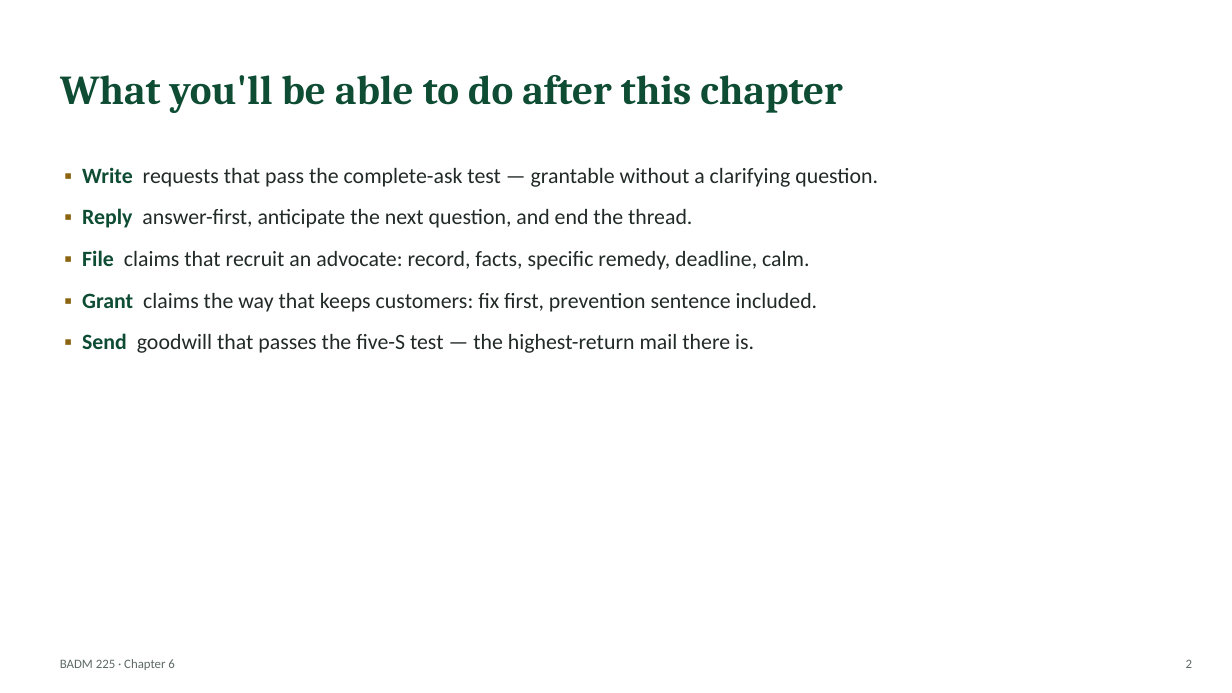
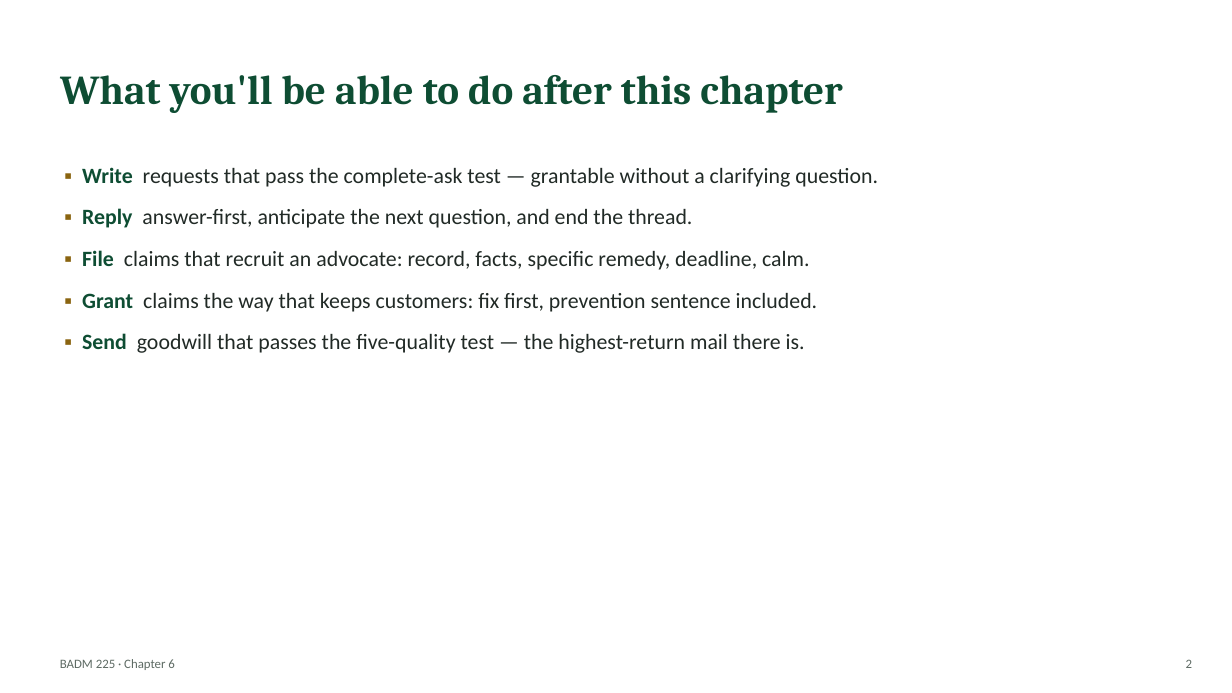
Before and after one commit to dbussan/badm-225, a slide deck: slide 2 of slides/ch06-positive-and-neutral-messages.pptx. Drawn at 1232x693 pixels with LibreOffice and Linux fonts; fonts in the diff are those of the drawing. Boxes give left, top, right and bottom in pixels: in the first picture for what was removed or moved away, otherwise in the second. Text is boxed around its words. In the diff, an @@ line names an element or a change of style, - is before the commit and + after.

Commit message:
Fix issues found in independent review pass
- Rebalance quiz answer-key distribution in Ch7, 8, 9, 10, 12 guides (was mostly "b")
- Fix broken/circular cross-chapter references across Ch3, 6, 7, 8, 9, 11, 12, 15, 16, 17
- Remove residual UND/mascot references in Ch13 guide and deck
- Genericize a real accounting firm's name used in a Ch10 case study
- Correct a Carnegie misquote and mislabeled paraphrase in Ch16
- Fix minor citation misattributions (Wired author, attention-research term, MUM-effect years, Cialdini principle count)
- Rename Ch6's goodwill framework away from a textbook-specific label
- Fix a stem/answer mismatch and a syntax bug in the exam system
- Harden exam.html: obfuscate the answer key, fix a shared-computer session collision, fix a timezone bug in the instructor prefill

```diff
--- a/slides/ch06-positive-and-neutral-messages.pptx
+++ b/slides/ch06-positive-and-neutral-messages.pptx
@@ text at (82, 333, 805, 353): text changed @@
-▪ Send goodwill that passes the five-S test — the highest-return mail there is.
+▪ Send goodwill that passes the five-quality test — the highest-return mail there is.
```
Also in this commit, not shown: 5 other slides changed, 44 other files.
